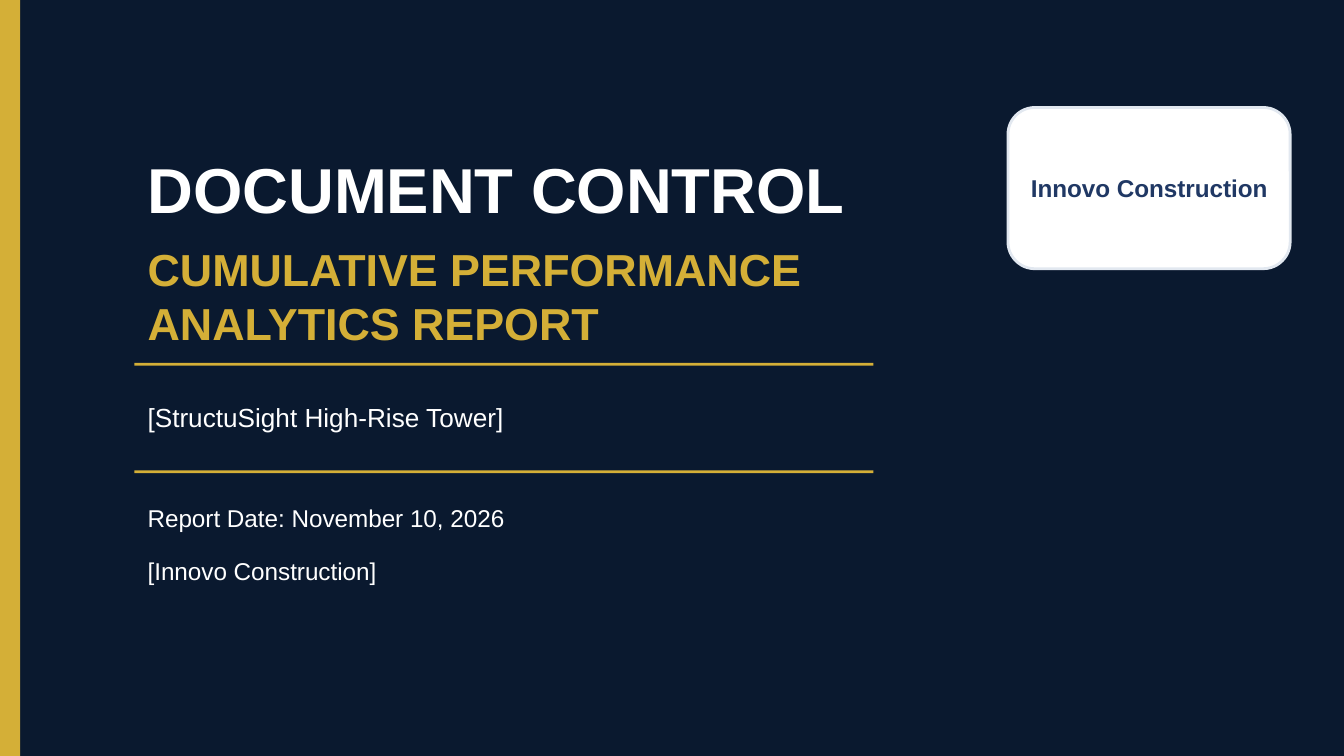
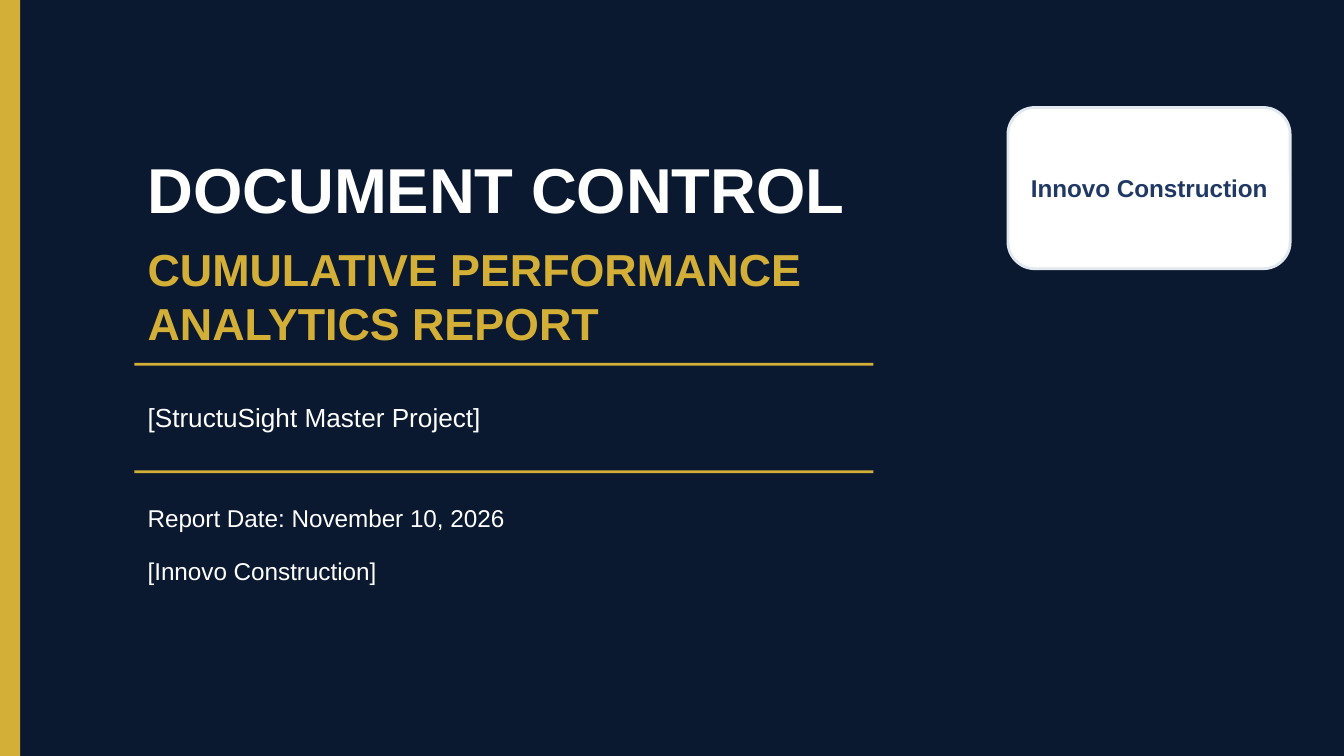
Before and after one commit to ezzeldinrashad197-sudo/ezzeldinrashad197-sudo, a slide deck: slide 1 of StructuSight-cumulative-2026-11-10.pptx. Drawn at 1344x756 pixels with LibreOffice and Linux fonts; fonts in the diff are those of the drawing. Boxes give left, top, right and bottom in pixels: in the first picture for what was removed or moved away, otherwise in the second. Text is boxed around its words. In the diff, an @@ line names an element or a change of style, - is before the commit and + after.

```diff
--- a/StructuSight-cumulative-2026-11-10.pptx
+++ b/StructuSight-cumulative-2026-11-10.pptx
@@ text at (148, 408, 481, 432): text changed @@
-[StructuSight High-Rise Tower]
+[StructuSight Master Project]
```
Also in this commit, not shown: 4 other slides changed, 7 other files.
